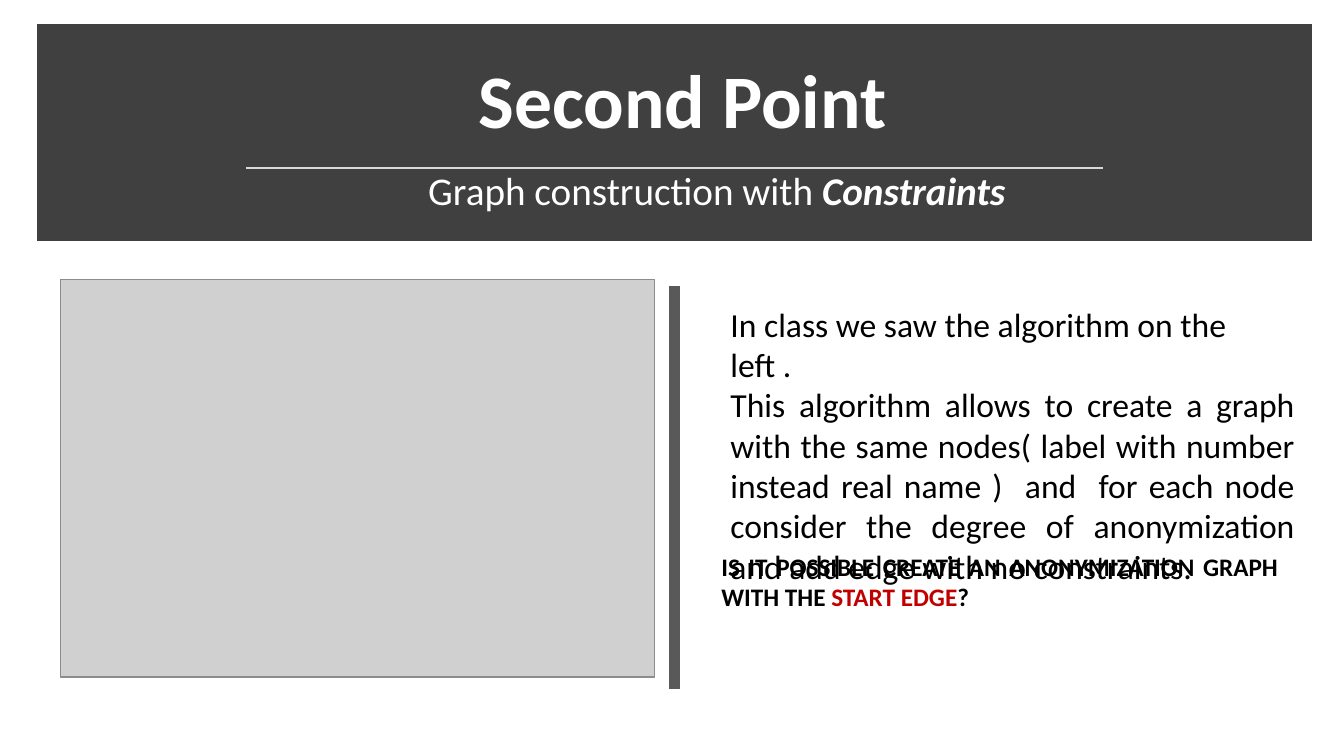
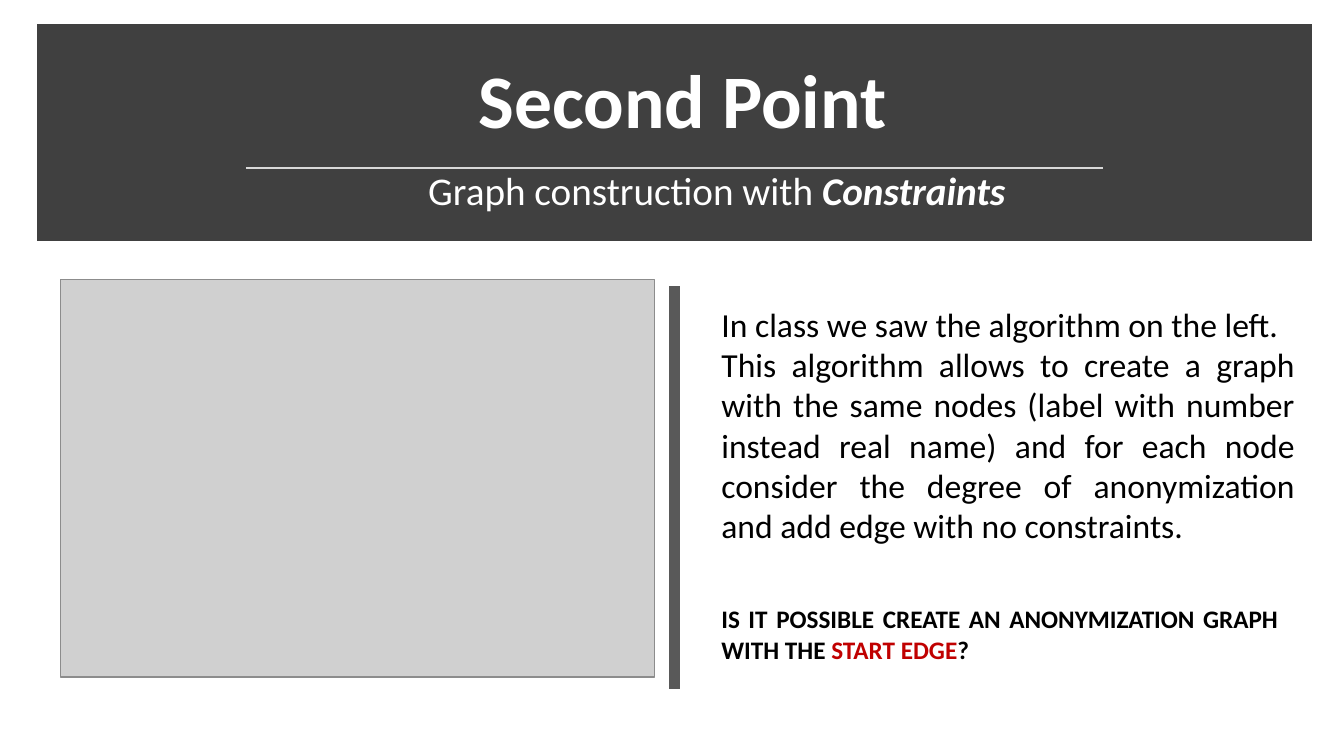
Before and after one commit to enz93/k-degree, a slide deck: slide 9 of Presentazione.pptx (slide 10 before the commit). Drawn at 1344x756 pixels with LibreOffice and Linux fonts; fonts in the diff are those of the drawing; grey boxes stand for pictures. Boxes give left, top, right and bottom in pixels: in the first picture for what was removed or moved away, otherwise in the second. Text is boxed around its words. In the diff, an @@ line names an element or a change of style, - is before the commit and + after.

```diff
--- a/Presentazione.pptx
+++ b/Presentazione.pptx
@@ text at (x1=721, y1=313, x2=1295, y2=544): spaces changed @@
-In class we saw the algorithm on the left .
-This algorithm allows to create a graph with the same nodes( label with number instead real name ) and for each node consider the degree of anonymization and add edge with no constraints.
+In class we saw the algorithm on the left.
+This algorithm allows to create a graph with the same nodes (label with number instead real name) and for each node consider the degree of anonymization and add edge with no constraints.
@@ text "IS IT POSSIBLE CREATE AN ..." moved from (x1=721, y1=556, x2=1278, y2=606) to (x1=721, y1=611, x2=1278, y2=659) @@
```
Also in this commit, not shown: 9 other slides changed, 1 slide added, 2 slides removed.
